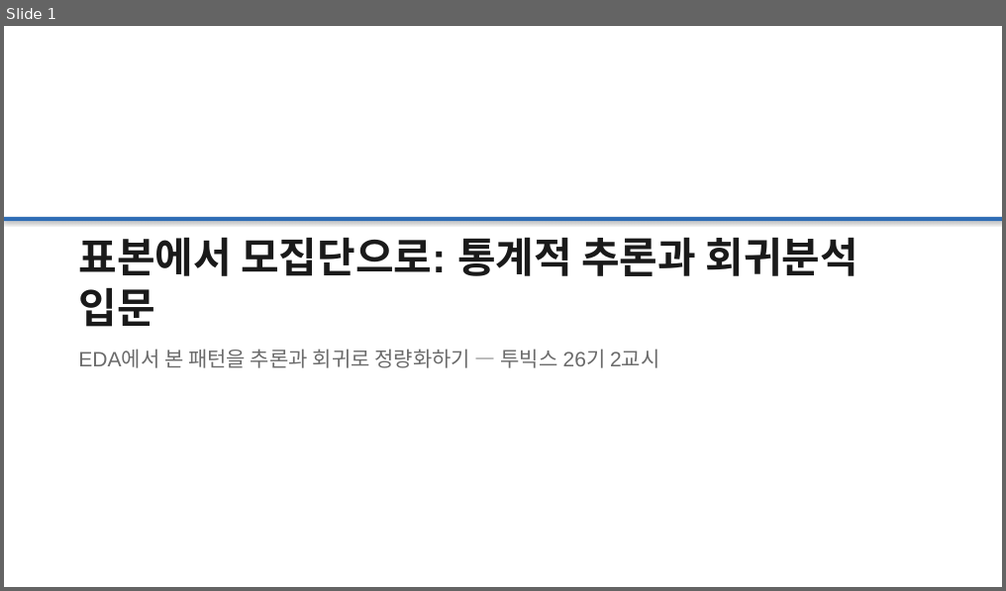
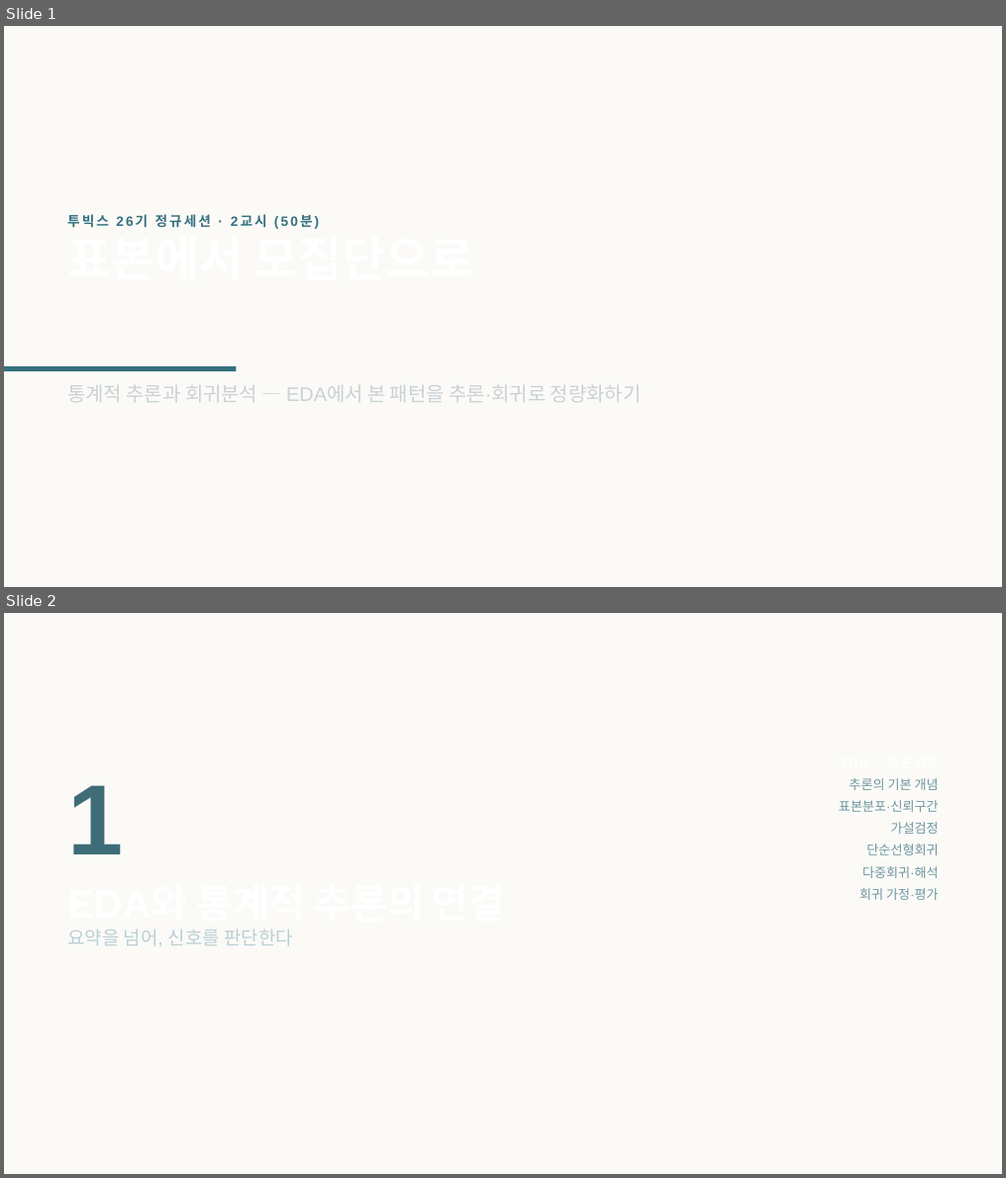
Before and after one commit to Feellived/tobigs-26th-stat-inference-regression, a slide deck: lecture/발표자료_통계적추론과회귀분석.pptx. Shown one above the other, each under a label of ours: slide 1 before the commit, slides 1 and 2 after it. The pictures are 1006x591 and 1006x1178 pixels, drawn with LibreOffice and Linux fonts; fonts in the diff are those of the drawing. Boxes give left, top, right and bottom in pixels: in the first picture for what was removed or moved away, otherwise in the second. Text is boxed around its words. In the diff, an @@ line names an element or a change of style, - is before the commit and + after.

Commit message:
발표자료 대개조(AI 티 제거) + 과제 t검정 서술 정정
- lecture: 제목+불릿 획일 구조 → 10종 레이아웃(statement/compare/figure/callout/stat/steps) 리디자인.
  웹 리서치 기반 디자인 시스템(웜 오프화이트·딥틸·clay, 타이포 위계, 섹션 디바이더·footer).
  발표자료_리디자인_노트.md(AI 티 체크리스트 14개 + 참고자료 31개) 추가.
- assignment: time t검정 서술 정정 — "환경/버전에 따라 결론이 갈린다"(오류·결정적 검정)를
  "Welch vs 등분산 가정(Student)에 따라 갈린다"로 수정, 모범답안과 일치. 헤더 표기 통일.
- 모범답안 재실행 검증(19/19), 덱 렌더 검증 완료.

```diff
--- a/lecture/발표자료_통계적추론과회귀분석.pptx
+++ b/lecture/발표자료_통계적추론과회귀분석.pptx
@@ slide 2 added at <box>4,613,1002,1174</box>, background #FFFFFF @@
@@ rectangle added at <box>4,613,1002,1174</box>, fill #FBFAF7 @@
@@ text added at <box>67,785,123,855</box>, 96 pt, text #3E6D78, bold @@
+1
@@ text added at <box>839,778,939,900</box>, 12.5 pt, text #6E97A0 @@
+EDA → 추론 연결
+추론의 기본 개념
+표본분포·신뢰구간
+가설검정
+단순선형회귀
+다중회귀·해석
+회귀 가정·평가
@@ text added at <box>67,872,305,946</box>, 18 pt, text #B9D0D6 @@
+EDA와 통계적 추론의 연결
+요약을 넘어, 신호를 판단한다
@@ slide 1 changed as well @@
@@ rectangle: place and size @@
-rectangle at <box>4,217,1002,221</box>
+rectangle at <box>4,26,1002,587</box>
@@ rectangle at <box>4,26,1002,587</box>: fill #2F6DB5 to #FBFAF7; shadow off @@
@@ text added at <box>67,214,474,291</box>, 13 pt, text #35707F, bold @@
+투빅스 26기 정규세션 · 2교시 (50분)
+표본에서 모집단으로
@@ rectangle added at <box>4,367,236,372</box>, fill #35707F @@
@@ text at <box>67,385,642,402</box>: text changed; size 20 to 19 pt; text colour #6B6B6B to #C9D2D6 @@
-표본에서 모집단으로: 통계적 추론과 회귀분석 입문
-EDA에서 본 패턴을 추론과 회귀로 정량화하기 — 투빅스 26기 2교시
+통계적 추론과 회귀분석 — EDA에서 본 패턴을 추론·회귀로 정량화하기
```
Also in this commit, not shown: 24 other slides changed, 19 other slides added, 14 slides removed, 4 other files.
